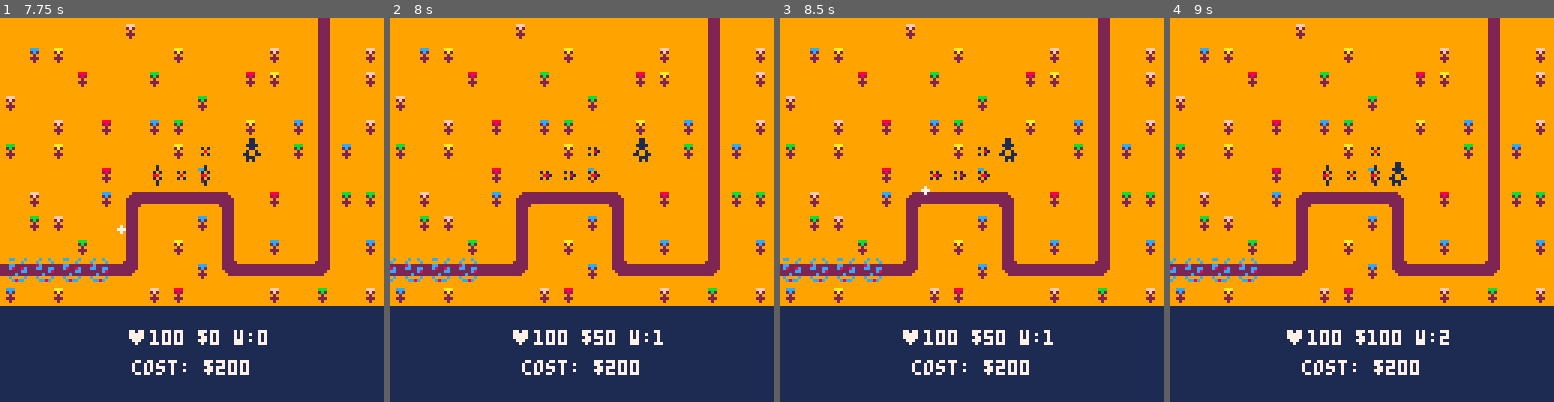
Above: before the commit, frames 1-4 (left to right).
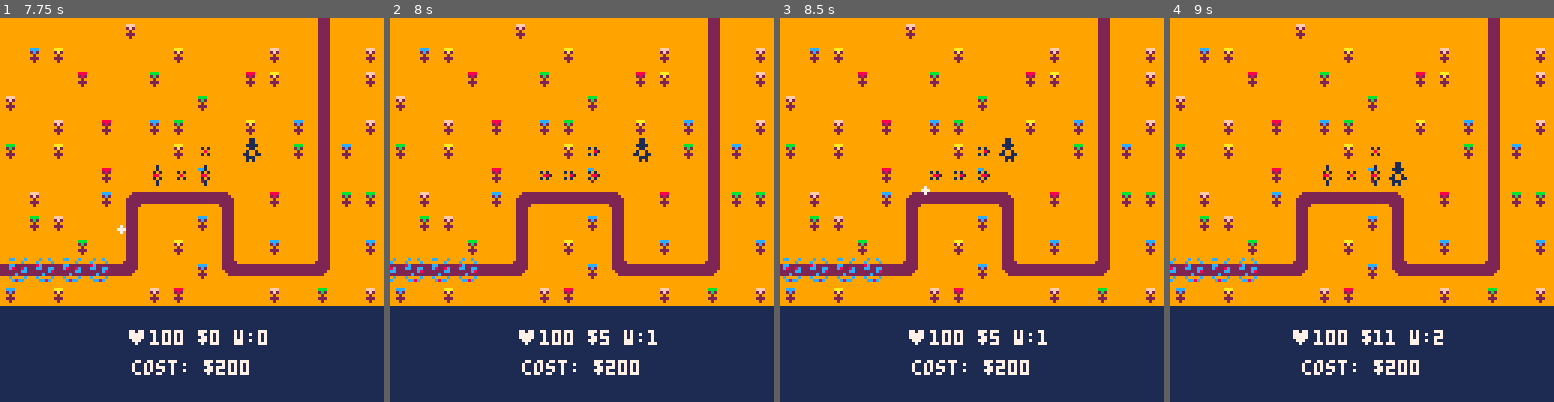
Above: after the commit, the same moments.

Repository: flo28rin/SharpSpot_Pico8Game
Game: PICO-8 cartridge florinssharpspotv2.p8
Same seed, same stepped clock (60 frames per second), same inputs: the game is played once before the commit and once after it.
Inputs:
- Up to frame 1 (7.75 s): tap X (X key) at 0.33, 1.07, 1.85, 2.97, 4.08, 5.2, 6.32, 7.43 s; hold Right 1.6-2.1 s; hold Up 2.15-2.42 s; hold Right 2.47-3.03 s; hold Left 3.08-3.58 s; hold Down 3.63-3.97 s; hold Right 4.02-4.68 s; hold Up 4.73-5.03 s; hold Left 5.08-5.68 s; hold Down 5.73-6.03 s; hold Right 6.08-6.58 s; hold Right 6.63-7.13 s; hold Up 7.18-7.45 s; hold Right from 7.5 s (still down)
- Up to frame 2 (8 s): keep holding Right
- Up to frame 3 (8.5 s): release Right at 8.07 s; hold Left from 8.12 s (still down)
- Up to frame 4 (9 s): tap X (X key) at 8.55 s; release Left at 8.62 s; hold Down from 8.67 s (still down)

Frame 1 is identical in both runs. In frame 2, 0.7% of the frame differs, in the area x 32-72%, y 81-86%; in frame 3, 0.7%; in frame 4, 0.8%, in the area x 30-73%, y 81-86%.

Commit message:
minor mendings - direct player damage, change at 50 kills instead of 100, money gained by multiplier of enemy speed

Diff:
--- a/florinssharpspotv2.p8
+++ b/florinssharpspotv2.p8
@@ -192,7 +192,7 @@
 	if (level_selection == 2) then
 		spawn_rate = 10
 		global_enemy_speed = 0.8
-		player.kills = player_kills_change
+		player_kills_change = 0
 	end
 end
 
@@ -218,10 +218,11 @@
 	draw_bullets()
 	draw_turrets()
 	draw_player()
+
 	centre_text(
-		"♥"..player.health..
-		" $"..player.money..
-		" w:"..player.kills,
+		"♥"..flr(player.health)..
+		" $"..flr(player.money)..
+		" w:"..flr(player.kills),
 		88, 7)
 	local trt = turretatplayer()
 	if (trt == nil) then
@@ -313,6 +314,18 @@
 		return
 	end
 
+	local ds = distance(
+		e.px + 4, player.px + 4,
+		e.py + 4, player.py + 4)
+	if (ds < 2) then
+		sfx(02)
+		player_kill()
+		player.health -= e.damage * 0.2
+		e.dead = true
+		del(enemies, e)
+		return
+	end
+
 	if (e.px < e.tx) then
 		e.px += e.speed
 	elseif (e.px > e.tx) then
@@ -358,7 +371,12 @@
 	end
 end
 
-player_kills_change = 100
+-- how many enemies you should kill until the game changes
+player_kills_change = 50
+-- the money multiplied by enemy speed
+global_money_multiplier = 20
+-- lowest enemy speed
+global_enemy_speed = 0.3
 
 function draw_enemy(e)
 	spr(e.spr + e.sprdelta, e.px, e.py)
@@ -739,13 +757,13 @@
 
 function player_kill()
 	sfx(01)
-	player.money += 50
+	player.money += global_money_multiplier * global_enemy_speed
 	player.kills += 1
 	if (player.kills % 10 == 0) then
 		spawn_rate -= 1
 		global_enemy_speed += 0.1
-		if (spawn_rate < 5) then
-			spawn_rate = 5
+		if (spawn_rate < 1) then
+			spawn_rate = 1
 		end
 		if (player.kills >= player_kills_change and not music_change) then
 			music(-1)
